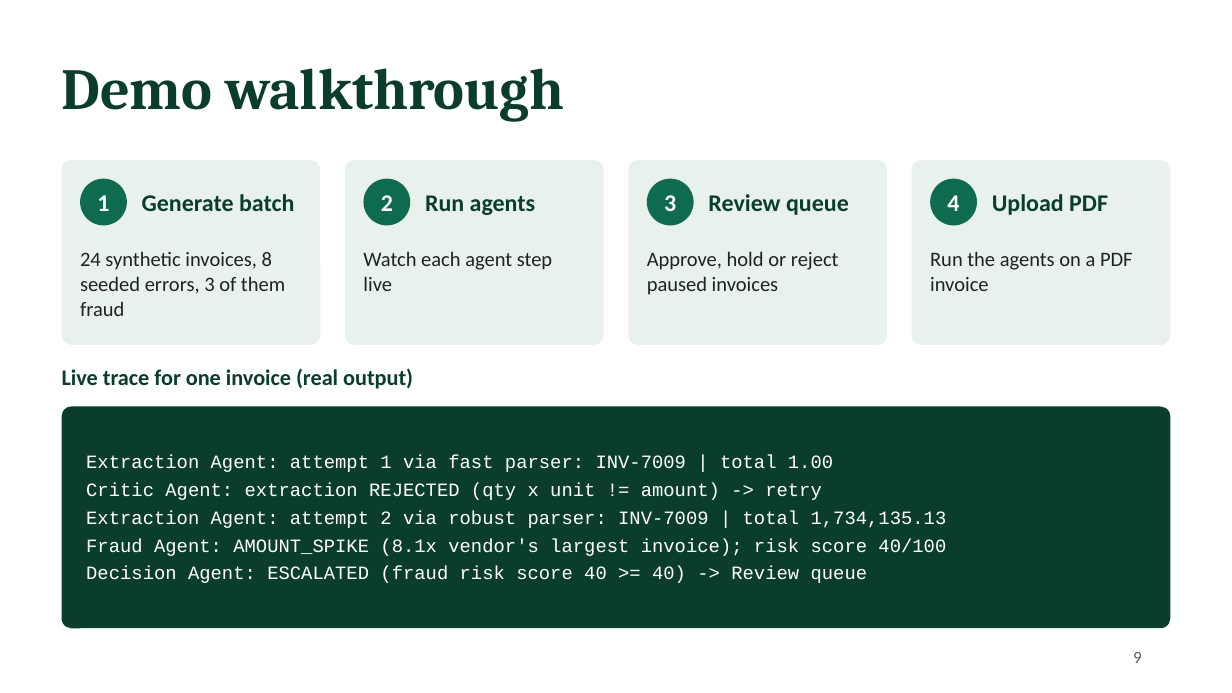
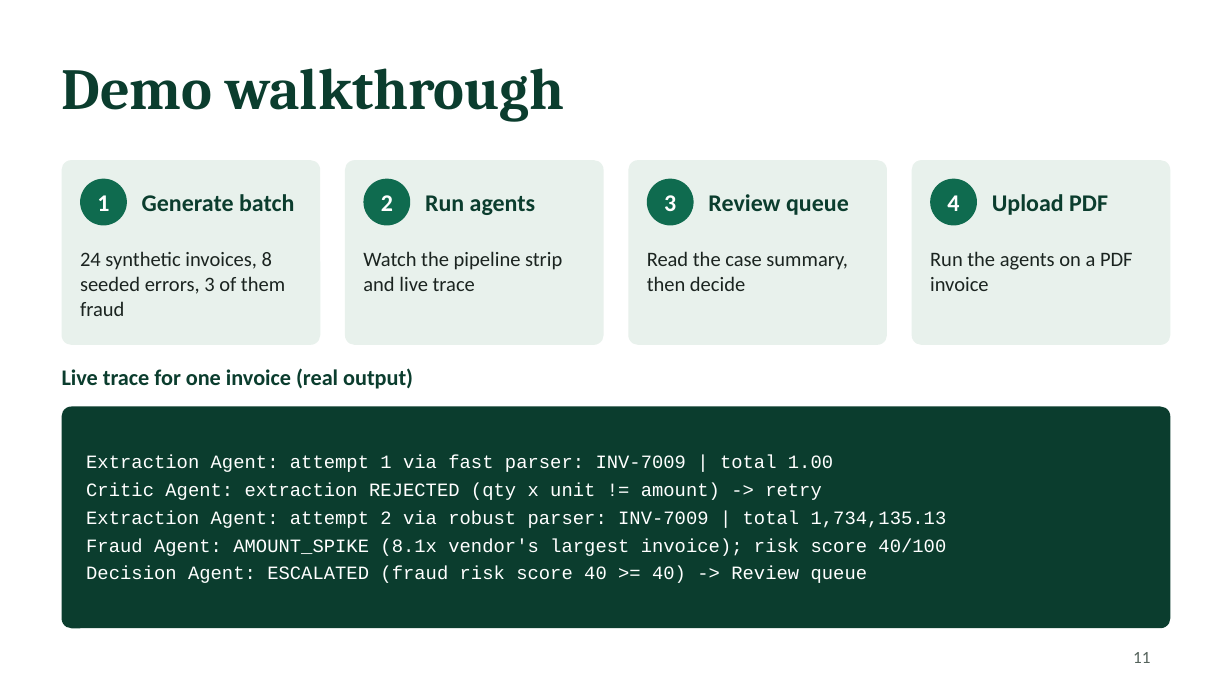
Before and after one commit to Saafalya/invoice_agents, a slide deck: slide 11 of docs/FAAISaafalyaSengupta158.pptx (slide 9 before the commit). Drawn at 1232x693 pixels with LibreOffice and Linux fonts; fonts in the diff are those of the drawing. Boxes give left, top, right and bottom in pixels: in the first picture for what was removed or moved away, otherwise in the second. Text is boxed around its words. In the diff, an @@ line names an element or a change of style, - is before the commit and + after.

```diff
--- a/docs/FAAISaafalyaSengupta158.pptx
+++ b/docs/FAAISaafalyaSengupta158.pptx
@@ text at <box>363,251,562,291</box>: text changed @@
-Watch each agent step live
+Watch the pipeline strip and live trace
@@ text at <box>647,251,847,291</box>: text changed @@
-Approve, hold or reject paused invoices
+Read the case summary, then decide
@@ page number at <box>1133,652,1150,663</box>: text changed @@
-9
+11
```
Also in this commit, not shown: 5 other slides changed, 2 slides added, 3 other files.
